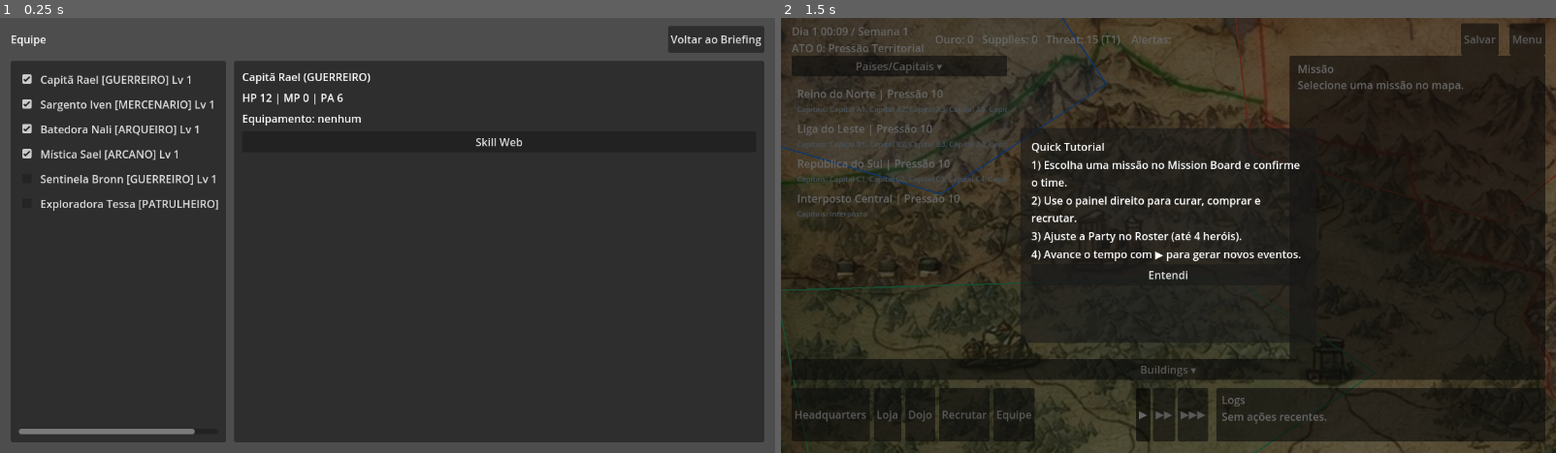
Above: before the commit, frames 1-2 (left to right).
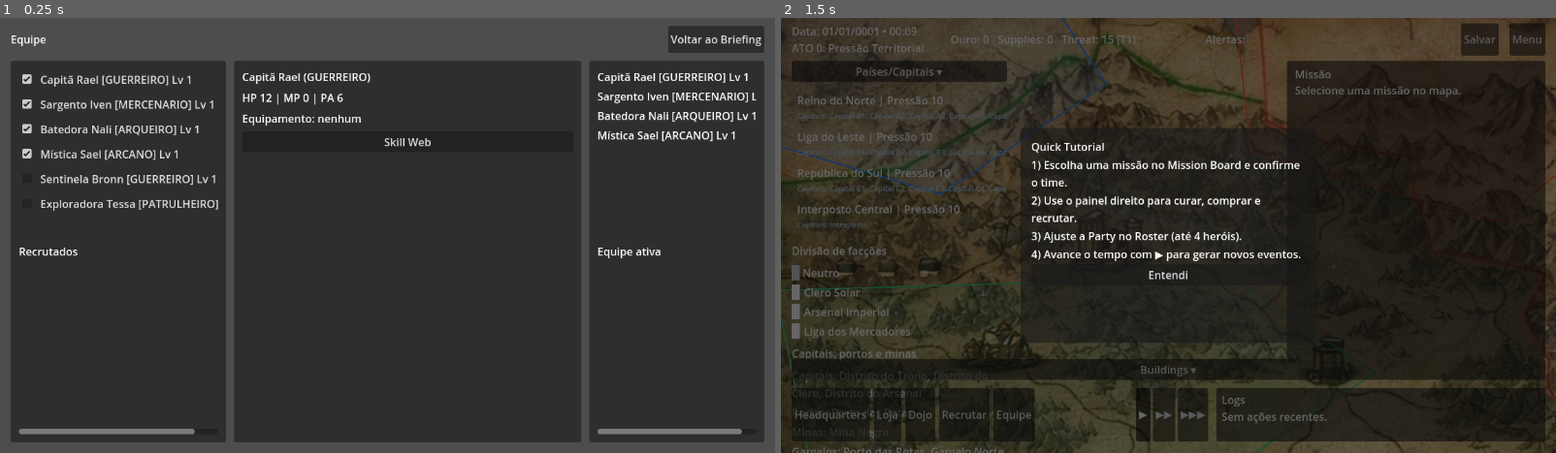
Above: after the commit, the same moments.

Repository: andrecc2507/JOGO
Game: Godot game, scene res://scene/ui/team_screen.tscn
Same seed, same stepped clock (60 frames per second), same inputs: the game is played once before the commit and once after it. This scene is started directly instead of the project's main scene. The engine's default icon, where the game draws it, is replaced by a stand-in: a white triangle on a blue panel in a dark square.
Inputs:
- Up to frame 1 (0.25 s): no input
- Up to frame 2 (1.5 s): click "Voltar ao Briefing" at 0.5 s; click "Países/Capitais ▾" at 1.25 s

The runs differ from the first frame. In frame 1, 2.3% of the frame differs, in the area x 2-98%, y 10-98%; in frame 2, 4.6%, in the area x 1-99%, y 2-100%.

Commit message:
Fix map screen warnings and startup error

Diff:
--- /dev/null
+++ b/scene/ui/general_skill_web.tscn
@@ -0,0 +1,51 @@
+[gd_scene load_steps=2 format=3]
+
+[ext_resource type="Script" path="res://scripts/ui/general_skill_web.gd" id=1]
+
+[node name="GeneralSkillWeb" type="Control"]
+anchor_right = 1.0
+anchor_bottom = 1.0
+script = ExtResource(1)
+
+[node name="TopBar" type="HBoxContainer" parent="."]
+anchor_right = 1.0
+offset_left = 16
+offset_top = 12
+offset_right = -16
+offset_bottom = 52
+theme_override_constants/separation = 12
+
+[node name="TitleLabel" type="Label" parent="TopBar"]
+text = "Skill Web do General"
+size_flags_horizontal = 3
+
+[node name="BackButton" type="Button" parent="TopBar"]
+text = "Voltar ao HQ"
+
+[node name="InfoBar" type="VBoxContainer" parent="."]
+anchor_right = 1.0
+offset_left = 16
+offset_top = 60
+offset_right = -16
+offset_bottom = 110
+theme_override_constants/separation = 4
+
+[node name="XPLabel" type="Label" parent="InfoBar"]
+text = "XP do General: 0"
+
+[node name="BonusLabel" type="Label" parent="InfoBar"]
+text = "Bônus ativos:"
+
+[node name="Scroll" type="ScrollContainer" parent="."]
+anchor_right = 1.0
+anchor_bottom = 1.0
+offset_left = 16
+offset_top = 120
+offset_right = -16
+offset_bottom = -16
+size_flags_vertical = 3
+
+[node name="SkillList" type="VBoxContainer" parent="Scroll"]
+anchor_right = 1.0
+anchor_bottom = 1.0
+theme_override_constants/separation = 10
--- a/scene/ui/map_screen.tscn
+++ b/scene/ui/map_screen.tscn
@@ -1,12 +1,7 @@
-; COMO USAR:
-; 1) Abra após New/Load Game para entrar na campanha.
-; 2) Use o Mission Board para iniciar missões.
-; 3) Painel direito controla Curandeira/Loja/Dojo/Recrutar/Roster.
-[gd_scene load_steps=4 format=3]
+[gd_scene load_steps=3 format=3]
 
 [ext_resource type="Script" path="res://scripts/ui/map_screen.gd" id=1]
-[ext_resource type="Texture2D" path="res://c2975a6bb949878768f3db9af6a82ae8.jpg" id=2]
-[ext_resource type="Texture2D" path="res://assets/ui/world_map_provisional.png" id=3]
+[ext_resource type="Texture2D" path="res://assets/ui/world_map_provisional.png" id=2]
 
 [node name="MapScreen" type="Control"]
 anchor_right = 1.0
@@ -26,21 +21,6 @@
 anchor_right = 1.0
 anchor_bottom = 1.0
 color = Color(0.07, 0.08, 0.1, 1)
-mouse_filter = 1
-
-[node name="BaseLayer" type="Control" parent="."]
-anchor_right = 1.0
-anchor_bottom = 1.0
-mouse_filter = 1
-z_index = -1
-visible = false
-
-[node name="BaseImage" type="TextureRect" parent="BaseLayer"]
-anchor_right = 1.0
-anchor_bottom = 1.0
-texture = ExtResource(3)
-expand = true
-stretch_mode = 5
 mouse_filter = 1
 
 [node name="MapImage" type="TextureRect" parent="MapLayer/MapRoot"]
@@ -53,6 +33,11 @@
 
 [node name="BordersLayer" type="Node2D" parent="MapLayer/MapRoot"]
 
+[node name="LocationPins" type="Control" parent="MapLayer/MapRoot"]
+anchor_right = 1.0
+anchor_bottom = 1.0
+mouse_filter = 1
+
 [node name="Act0CapitalPins" type="Control" parent="MapLayer/MapRoot"]
 anchor_right = 1.0
 anchor_bottom = 1.0
@@ -73,26 +58,42 @@
 anchor_bottom = 1.0
 mouse_filter = 1
 
+[node name="BaseLayer" type="Control" parent="."]
+anchor_right = 1.0
+anchor_bottom = 1.0
+mouse_filter = 1
+z_index = -1
+visible = false
+
+[node name="BaseImage" type="TextureRect" parent="BaseLayer"]
+anchor_right = 1.0
+anchor_bottom = 1.0
+texture = ExtResource(2)
+expand = true
+stretch_mode = 5
+mouse_filter = 1
+
 [node name="TopBar" type="HBoxContainer" parent="."]
 anchor_right = 1.0
-anchor_bottom = 0.0
 offset_left = 16
 offset_top = 8
 offset_right = -16
-offset_bottom = 48
+offset_bottom = 52
+theme_override_constants/separation = 16
 alignment = 0
-theme_override_constants/separation = 16
 
 [node name="TimeBlock" type="VBoxContainer" parent="TopBar"]
+custom_minimum_size = Vector2(220, 0)
 theme_override_constants/separation = 2
 
 [node name="DayLabel" type="Label" parent="TopBar/TimeBlock"]
-text = "Dia 1"
+text = "Data 01/01/0001"
 
 [node name="ActLabel" type="Label" parent="TopBar/TimeBlock"]
 text = "Ato"
 
 [node name="ResourceBlock" type="HBoxContainer" parent="TopBar"]
+size_flags_horizontal = 3
 theme_override_constants/separation = 12
 
 [node name="GoldLabel" type="Label" parent="TopBar/ResourceBlock"]
@@ -119,24 +120,19 @@
 visible = false
 
 [node name="Body" type="Control" parent="."]
-anchor_top = 0.0
-anchor_right = 1.0
-anchor_bottom = 1.0
-offset_left = 0.0
-offset_top = 0.0
-offset_right = 0.0
-offset_bottom = 0.0
+anchor_right = 1.0
+anchor_bottom = 1.0
 
 [node name="LeftPanel" type="VBoxContainer" parent="Body"]
 anchor_right = 0.0
 anchor_bottom = 1.0
 offset_left = 16
-offset_top = 56
+offset_top = 64
 offset_right = 336
 offset_bottom = -140
 custom_minimum_size = Vector2(320, 0)
 size_flags_vertical = 3
-theme_override_constants/separation = 8
+theme_override_constants/separation = 10
 
 [node name="RosterHeader" type="Label" parent="Body/LeftPanel"]
 visible = false
@@ -159,6 +155,30 @@
 [node name="RosterList" type="VBoxContainer" parent="Body/LeftPanel/RosterScroll"]
 size_flags_horizontal = 3
 
+[node name="RegionHeader" type="Button" parent="Body/LeftPanel"]
+text = "Regiões ▾"
+
+[node name="RegionList" type="ScrollContainer" parent="Body/LeftPanel"]
+custom_minimum_size = Vector2(0, 220)
+size_flags_vertical = 3
+
+[node name="RegionListVBox" type="VBoxContainer" parent="Body/LeftPanel/RegionList"]
+size_flags_horizontal = 3
+
+theme_override_constants/separation = 6
+
+[node name="FactionHeader" type="Label" parent="Body/LeftPanel"]
+text = "Divisão de facções"
+
+[node name="FactionList" type="VBoxContainer" parent="Body/LeftPanel"]
+theme_override_constants/separation = 6
+
+[node name="LocationHeader" type="Label" parent="Body/LeftPanel"]
+text = "Capitais, portos e minas"
+
+[node name="LocationList" type="VBoxContainer" parent="Body/LeftPanel"]
+theme_override_constants/separation = 6
+
 [node name="ActionButtons" type="HBoxContainer" parent="Body/LeftPanel"]
 visible = false
 theme_override_constants/separation = 6
@@ -177,15 +197,6 @@
 
 [node name="SkillWebButton" type="Button" parent="Body/LeftPanel/ActionButtons"]
 text = "Skill Web"
-
-[node name="RegionHeader" type="Button" parent="Body/LeftPanel"]
-text = "Regiões ▾"
-
-[node name="RegionList" type="ScrollContainer" parent="Body/LeftPanel"]
-size_flags_vertical = 3
-
-[node name="RegionListVBox" type="VBoxContainer" parent="Body/LeftPanel/RegionList"]
-size_flags_horizontal = 3
 
 [node name="CenterPanel" type="VBoxContainer" parent="Body"]
 anchor_left = 1.0
@@ -193,7 +204,7 @@
 anchor_right = 1.0
 anchor_bottom = 1.0
 offset_left = -456
-offset_top = 56
+offset_top = 64
 offset_right = -16
 offset_bottom = -140
 custom_minimum_size = Vector2(420, 0)
@@ -216,8 +227,8 @@
 anchor_top = 0.0
 anchor_right = 1.0
 anchor_bottom = 1.0
-offset_left = -396
-offset_top = 56
+offset_left = -400
+offset_top = 64
 offset_right = -16
 offset_bottom = -140
 custom_minimum_size = Vector2(360, 0)
--- a/scene/ui/team_screen.tscn
+++ b/scene/ui/team_screen.tscn
@@ -43,9 +43,13 @@
 offset_right = -12
 offset_bottom = -12
 
+[node name="RosterTitle" type="Label" parent="Body/RosterPanel/RosterMargin"]
+text = "Recrutados"
+
 [node name="RosterScroll" type="ScrollContainer" parent="Body/RosterPanel/RosterMargin"]
 anchor_right = 1.0
 anchor_bottom = 1.0
+offset_top = 24
 size_flags_vertical = 3
 
 [node name="RosterList" type="VBoxContainer" parent="Body/RosterPanel/RosterMargin/RosterScroll"]
@@ -69,3 +73,29 @@
 anchor_right = 1.0
 anchor_bottom = 1.0
 theme_override_constants/separation = 8
+
+[node name="TeamPanel" type="Panel" parent="Body"]
+custom_minimum_size = Vector2(260, 0)
+size_flags_vertical = 3
+
+[node name="TeamMargin" type="MarginContainer" parent="Body/TeamPanel"]
+anchor_right = 1.0
+anchor_bottom = 1.0
+offset_left = 12
+offset_top = 12
+offset_right = -12
+offset_bottom = -12
+
+[node name="TeamTitle" type="Label" parent="Body/TeamPanel/TeamMargin"]
+text = "Equipe ativa"
+
+[node name="TeamScroll" type="ScrollContainer" parent="Body/TeamPanel/TeamMargin"]
+anchor_right = 1.0
+anchor_bottom = 1.0
+offset_top = 24
+size_flags_vertical = 3
+
+[node name="TeamList" type="VBoxContainer" parent="Body/TeamPanel/TeamMargin/TeamScroll"]
+anchor_right = 1.0
+anchor_bottom = 1.0
+theme_override_constants/separation = 6
--- /dev/null
+++ b/scripts/ui/general_skill_web.gd
@@ -0,0 +1,76 @@
+extends Control
+
+const HQ_SCREEN_SCENE := "res://scene/ui/hq_screen.tscn"
+
+@onready var title_label: Label = $TopBar/TitleLabel
+@onready var back_button: Button = $TopBar/BackButton
+@onready var xp_label: Label = $InfoBar/XPLabel
+@onready var bonus_label: Label = $InfoBar/BonusLabel
+@onready var skill_list: VBoxContainer = $Scroll/SkillList
+
+var world_state: Node
+
+func _ready() -> void:
+	world_state = get_tree().get_first_node_in_group("world_state")
+	back_button.pressed.connect(_on_back_pressed)
+	_build_general_web()
+
+func _on_back_pressed() -> void:
+	get_tree().change_scene_to_file(HQ_SCREEN_SCENE)
+
+func _build_general_web() -> void:
+	for child in skill_list.get_children():
+		child.queue_free()
+	if world_state == null:
+		xp_label.text = "WorldState indisponível."
+		bonus_label.text = ""
+		return
+	var general_state: Dictionary = world_state.get_general_state()
+	var xp := int(general_state.get("xp", 0))
+	var bonuses: Dictionary = world_state.get_general_bonus_summary()
+	xp_label.text = "XP do General: %d" % xp
+	bonus_label.text = "Bônus ativos: PA %+d | Aim %+d | Ouro %+d%% | Recuperação %+d%%" % [
+		int(bonuses.get("party_pa_max", 0)),
+		int(bonuses.get("party_aim_bonus", 0)),
+		int(bonuses.get("gold_reward_pct", 0)),
+		int(bonuses.get("wound_recovery_pct", 0))
+	]
+	var tree: Dictionary = world_state.get_general_skill_tree()
+	var unlocked: Array = general_state.get("skills_unlocked", [])
+	for line in tree.get("lines", []):
+		var line_header := Label.new()
+		line_header.text = "Linha: %s" % String(line.get("name", ""))
+		line_header.add_theme_font_size_override("font_size", 14)
+		skill_list.add_child(line_header)
+		for skill in line.get("skills", []):
+			var row := VBoxContainer.new()
+			row.add_theme_constant_override("separation", 4)
+			var skill_id := String(skill.get("id", ""))
+			var cost := int(skill.get("xp_cost", 0))
+			var title := Label.new()
+			var status := "Desbloqueada" if unlocked.has(skill_id) else "Bloqueada"
+			title.text = "%s (XP %d) - %s" % [String(skill.get("name", "")), cost, status]
+			row.add_child(title)
+			var effects := Label.new()
+			effects.text = _describe_effects(skill.get("effects", []))
+			effects.add_theme_color_override("font_color", Color(0.75, 0.85, 0.95))
+			row.add_child(effects)
+			var button := Button.new()
+			button.text = "Desbloquear"
+			button.disabled = unlocked.has(skill_id) or xp < cost
+			button.pressed.connect(func():
+				if world_state.unlock_general_skill(skill_id):
+					_build_general_web()
+			)
+			row.add_child(button)
+			skill_list.add_child(row)
+
+func _describe_effects(effects: Array) -> String:
+	if effects.is_empty():
+		return "Sem efeitos cadastrados."
+	var parts: Array[String] = []
+	for effect in effects:
+		var effect_type := String(effect.get("type", ""))
+		var value := String(effect.get("value", effect.get("delta", "")))
+		parts.append("%s %+s" % [effect_type, value])
+	return "Efeitos: %s" % ", ".join(parts)
--- a/scripts/ui/hq_screen.gd
+++ b/scripts/ui/hq_screen.gd
@@ -2,6 +2,7 @@
 
 const MAP_SCREEN_SCENE := "res://scene/ui/map_screen.tscn"
 const SKILL_WEB_SCENE := "res://scene/ui/skill_web.tscn"
+const GENERAL_SKILL_WEB_SCENE := "res://scene/ui/general_skill_web.tscn"
 const STAT_UPGRADES := [
 	{"key": "STR", "label": "Força"},
 	{"key": "DEX", "label": "Destreza"},
@@ -116,6 +117,12 @@
 		get_tree().change_scene_to_file(SKILL_WEB_SCENE)
 	)
 	detail_content.add_child(skill_button)
+	var general_button := Button.new()
+	general_button.text = "Skill Web do General"
+	general_button.pressed.connect(func():
+		get_tree().change_scene_to_file(GENERAL_SKILL_WEB_SCENE)
+	)
+	detail_content.add_child(general_button)
 
 func _build_stat_upgrades(hero_id: String, hero: Dictionary) -> void:
 	var points := int(hero.get("stat_points", 0))
--- a/scripts/ui/map_screen.gd
+++ b/scripts/ui/map_screen.gd
@@ -40,6 +40,8 @@
 @onready var left_action_buttons: HBoxContainer = $Body/LeftPanel/ActionButtons
 @onready var region_scroll: ScrollContainer = $Body/LeftPanel/RegionList
 @onready var region_list: VBoxContainer = $Body/LeftPanel/RegionList/RegionListVBox
+@onready var faction_list: VBoxContainer = $Body/LeftPanel/FactionList
+@onready var location_list: VBoxContainer = $Body/LeftPanel/LocationList
 @onready var mission_list: VBoxContainer = $Body/CenterPanel/MissionScroll/MissionList
 
 @onready var map_layer: Control = $MapLayer
@@ -47,6 +49,7 @@
 @onready var map_background: ColorRect = $MapLayer/MapRoot/MapBackground
 @onready var map_image: TextureRect = $MapLayer/MapRoot/MapImage
 @onready var borders_layer: Node2D = $MapLayer/MapRoot/BordersLayer
+@onready var location_pins_layer: Control = $MapLayer/MapRoot/LocationPins
 @onready var act0_capital_pins_layer: Control = $MapLayer/MapRoot/Act0CapitalPins
 @onready var act0_mission_pins_layer: Control = $MapLayer/MapRoot/Act0MissionPins
 @onready var mission_pins_layer: Control = $MapLayer/MapRoot/MissionPins
@@ -99,7 +102,6 @@
 var _premission_open := false
 var _tutorial_overlay: Control
 var _last_action_log := ""
-var _confirm_ignore_actions := true
 var _regions_collapsed := false
 var _buildings_collapsed := false
 var _map_provisional_warned := false
@@ -165,12 +167,13 @@
 			button.pressed.connect(func(): _on_building_selected(button.name))
 			if button.name == "CurandeiraButton":
 				button.visible = false
-	for button in left_action_buttons.get_children():
-		if button is Button:
-			if button.name == "SkillWebButton":
-				button.pressed.connect(_on_skill_web_button_pressed)
-			else:
-				button.pressed.connect(func(): _on_building_selected(button.name))
+	if left_action_buttons != null:
+		for button in left_action_buttons.get_children():
+			if button is Button:
+				if button.name == "SkillWebButton":
+					button.pressed.connect(_on_skill_web_button_pressed)
+				else:
+					button.pressed.connect(func(): _on_building_selected(button.name))
 	_load_provisional_map()
 	_load_act0_content()
 	_setup_map()
@@ -262,6 +265,8 @@
 func _refresh_all() -> void:
 	_refresh_top_bar()
 	_refresh_regions()
+	_refresh_faction_legend()
+	_refresh_location_legend()
 	_refresh_mission_board()
 	_refresh_mission_details()
 	_refresh_logs()
@@ -289,10 +294,12 @@
 		act0_mission_pins_layer.mouse_filter = Control.MOUSE_FILTER_STOP
 	if mission_pins_layer != null:
 		mission_pins_layer.mouse_filter = Control.MOUSE_FILTER_STOP
+	if location_pins_layer != null:
+		location_pins_layer.mouse_filter = Control.MOUSE_FILTER_STOP
 	if building_pins_layer != null:
 		building_pins_layer.mouse_filter = Control.MOUSE_FILTER_STOP
 
-func _set_mouse_filter_recursive(node: Node, filter: int) -> void:
+func _set_mouse_filter_recursive(node: Node, filter: Control.MouseFilter) -> void:
 	if node is Control:
 		(node as Control).mouse_filter = filter
 	for child in node.get_children():
@@ -401,9 +408,16 @@
 	if world_state == null:
 		return
 	var minutes = int(world_state.time_minutes)
-	var hours = int(minutes / 60)
+	var hours = int(float(minutes) / 60.0)
 	var mins = minutes % 60
-	day_label.text = "Dia %d %02d:%02d / Semana %d" % [world_state.day, hours, mins, world_state.week]
+	var date_parts := _calendar_date()
+	day_label.text = "Data: %02d/%02d/%04d • %02d:%02d" % [
+		int(date_parts.get("day", 1)),
+		int(date_parts.get("month", 1)),
+		int(date_parts.get("year", 1)),
+		hours,
+		mins
+	]
 	if _is_act0_mode():
 		act_label.text = "ATO 0: Pressão Territorial"
 	else:
@@ -429,6 +443,18 @@
 	if _last_action_log != "":
 		alert_text = "%s | %s" % [alert_text, _last_action_log]
 	alert_label.text = alert_text
+
+func _calendar_date() -> Dictionary:
+	if world_state == null:
+		return {"day": 1, "month": 1, "year": 1}
+	var total_days := int(world_state.day) - 1 + (int(world_state.week) - 1) * 7
+	if total_days < 0:
+		total_days = 0
+	var year := int(floor(float(total_days) / 360.0)) + 1
+	var day_of_year := int(total_days % 360)
+	var month := int(floor(float(day_of_year) / 30.0)) + 1
+	var day := int(day_of_year % 30) + 1
+	return {"day": day, "month": month, "year": year}
 
 func _refresh_logs() -> void:
 	if world_state == null:
@@ -515,6 +541,73 @@
 	if _selected_region_id != "":
 		_highlight_region(_selected_region_id)
 	_update_regions_visibility()
+	_spawn_location_pins()
+
+func _refresh_faction_legend() -> void:
+	if faction_list == null:
+		return
+	for child in faction_list.get_children():
+		child.queue_free()
+	if world_state == null:
+		return
+	var neutral_row := HBoxContainer.new()
+	var neutral_swatch := ColorRect.new()
+	neutral_swatch.custom_minimum_size = Vector2(12, 12)
+	neutral_swatch.color = Color(0.8, 0.8, 0.8)
+	neutral_row.add_child(neutral_swatch)
+	var neutral_label := Label.new()
+	neutral_label.text = "Neutro"
+	neutral_row.add_child(neutral_label)
+	faction_list.add_child(neutral_row)
+	for faction in world_state.faction_defs.get("factions", []):
+		var row := HBoxContainer.new()
+		row.add_theme_constant_override("separation", 6)
+		var swatch := ColorRect.new()
+		swatch.custom_minimum_size = Vector2(12, 12)
+		swatch.color = Color.html(String(faction.get("color", "#ffffff")))
+		row.add_child(swatch)
+		var label := Label.new()
+		label.text = String(faction.get("name", faction.get("id", "")))
+		row.add_child(label)
+		faction_list.add_child(row)
+
+func _refresh_location_legend() -> void:
+	if location_list == null:
+		return
+	for child in location_list.get_children():
+		child.queue_free()
+	if world_state == null:
+		return
+	var capitals: Array[String] = []
+	var ports: Array[String] = []
+	var mines: Array[String] = []
+	var chokepoints: Array[String] = []
+	for region_def in world_state.region_defs.get("regions", []):
+		var tags: Array = region_def.get("tags", [])
+		var region_name := String(region_def.get("name", region_def.get("id", "")))
+		if tags.has("capital"):
+			capitals.append(region_name)
+		if tags.has("port") or tags.has("trade"):
+			ports.append(region_name)
+		if tags.has("resource"):
+			mines.append(region_name)
+		if tags.has("choke"):
+			chokepoints.append(region_name)
+	var entries := [
+		{"title": "Capitais", "items": capitals},
+		{"title": "Portos", "items": ports},
+		{"title": "Minas", "items": mines},
+		{"title": "Gargalos", "items": chokepoints}
+	]
+	for entry in entries:
+		var label := Label.new()
+		var items: Array = entry.get("items", [])
+		label.text = "%s: %s" % [
+			String(entry.get("title", "")),
+			", ".join(items) if not items.is_empty() else "—"
+		]
+		label.autowrap_mode = TextServer.AUTOWRAP_WORD_SMART
+		location_list.add_child(label)
 
 func _is_act0_mode() -> bool:
 	return world_state != null and world_state.act0_enabled and not _act0_map_data.is_empty()
@@ -677,12 +770,12 @@
 func _on_menu_pressed() -> void:
 	get_tree().change_scene_to_file(MAIN_MENU_SCENE)
 
-func _on_building_selected(name: String) -> void:
-	current_building = name
-	_open_building_screen(name)
-
-func _open_building_screen(name: String) -> void:
-	match name:
+func _on_building_selected(building_id: String) -> void:
+	current_building = building_id
+	_open_building_screen(building_id)
+
+func _open_building_screen(building_id: String) -> void:
+	match building_id:
 		"HeadquartersButton":
 			get_tree().change_scene_to_file(HQ_SCREEN_SCENE)
 		"LojaButton":
@@ -698,22 +791,22 @@
 		_:
 			return
 
-func _show_building(name: String) -> void:
+func _show_building(building_id: String) -> void:
 	for child in detail_content.get_children():
 		child.queue_free()
-	if name == "HeadquartersButton":
+	if building_id == "HeadquartersButton":
 		detail_title.text = "Headquarters"
 		_build_headquarters_detail()
-	elif name == "CurandeiraButton":
+	elif building_id == "CurandeiraButton":
 		detail_title.text = "Curandeira"
 		_build_healer_detail()
-	elif name == "LojaButton":
+	elif building_id == "LojaButton":
 		detail_title.text = "Loja"
 		_build_shop_detail()
-	elif name == "DojoButton":
+	elif building_id == "DojoButton":
 		detail_title.text = "Dojo"
 		_build_dojo_detail()
-	elif name == "RecrutarButton":
+	elif building_id == "RecrutarButton":
 		detail_title.text = "Recrutar"
 		_build_recruit_detail()
 	else:
@@ -746,7 +839,7 @@
 	var location_value := String(card.get("country_id", region_id))
 	detail_title.text = mission_name
 	var info := Label.new()
-	info.text = "Tipo: %s\n%s: %s\nFacção: %s\nTimer: %dh" % [
+	info.text = "Tipo: %s\n%s: %s\nFacção: %s\nExpira em: %dh (ignorada)" % [
 		mission_type,
 		location_label,
 		location_value,
@@ -1316,9 +1409,12 @@
 		act0_mission_pins_layer.size = _map_base_size
 	if mission_pins_layer != null:
 		mission_pins_layer.size = _map_base_size
+	if location_pins_layer != null:
+		location_pins_layer.size = _map_base_size
 	if building_pins_layer != null:
 		building_pins_layer.size = _map_base_size
 	_build_region_positions()
+	_spawn_location_pins()
 	_build_act0_positions()
 	_build_act0_borders()
 	_build_act0_capital_pins()
@@ -1341,6 +1437,52 @@
 		if pos.x <= 1.0 and pos.y <= 1.0:
 			pos *= tex_size
 		_region_positions[region_id] = pos
+
+func _spawn_location_pins() -> void:
+	if location_pins_layer == null:
+		return
+	for child in location_pins_layer.get_children():
+		child.queue_free()
+	if world_state == null:
+		return
+	for region_def in world_state.region_defs.get("regions", []):
+		var region_id := String(region_def.get("id", ""))
+		if not _region_positions.has(region_id):
+			continue
+		var tags: Array = region_def.get("tags", [])
+		var location_type := ""
+		var symbol := ""
+		if tags.has("capital"):
+			location_type = "Capital"
+			symbol = "★"
+		elif tags.has("port") or tags.has("trade"):
+			location_type = "Porto"
+			symbol = "⚓"
+		elif tags.has("resource"):
+			location_type = "Mina"
+			symbol = "⛏"
+		elif tags.has("choke"):
+			location_type = "Gargalo"
+			symbol = "◆"
+		if symbol == "":
+			continue
+		var region_state: Dictionary = world_state.regions.get(region_id, {})
+		var controller_id := String(region_state.get("controller_faction_id", ""))
+		var pin := Button.new()
+		pin.flat = true
+		pin.custom_minimum_size = Vector2(18, 18)
+		pin.text = symbol
+		pin.add_theme_font_size_override("font_size", 12)
+		pin.modulate = _faction_color(controller_id)
+		pin.tooltip_text = "%s — %s\nFacção: %s" % [
+			String(region_def.get("name", region_id)),
+			location_type,
+			_faction_name(controller_id) if controller_id != "" else "Neutro"
+		]
+		var pos: Vector2 = _region_positions[region_id]
+		pin.position = pos - pin.custom_minimum_size * 0.5
+		pin.mouse_filter = Control.MOUSE_FILTER_STOP
+		location_pins_layer.add_child(pin)
 
 func _build_act0_positions() -> void:
 	_act0_capital_positions.clear()
@@ -1855,12 +1997,12 @@
 	_mission_launch_in_progress = true
 	_premission_confirm.disabled = true
 	_close_premission_menu()
-	var seed = world_state.build_mission_seed(_premission_card)
+	var mission_seed = world_state.build_mission_seed(_premission_card)
 	world_state.log_action("DO: %s" % String(_premission_card.get("mission_id", "")))
 	var bridge = get_tree().get_first_node_in_group("tactical_bridge")
 	if bridge != null and bridge.has_method("start_mission"):
 		world_state.progression["pending_mission_id"] = String(_premission_card.get("mission_id", ""))
-		bridge.start_mission(seed)
+		bridge.start_mission(mission_seed)
 	else:
 		_mission_launch_in_progress = false
 		_premission_confirm.disabled = false
--- a/scripts/ui/team_screen.gd
+++ b/scripts/ui/team_screen.gd
@@ -6,6 +6,7 @@
 @onready var back_button: Button = $TopBar/BackButton
 @onready var roster_list: VBoxContainer = $Body/RosterPanel/RosterMargin/RosterScroll/RosterList
 @onready var detail_content: VBoxContainer = $Body/DetailPanel/DetailMargin/DetailContent
+@onready var team_list: VBoxContainer = $Body/TeamPanel/TeamMargin/TeamScroll/TeamList
 
 var world_state: Node
 var _selected_id := ""
@@ -21,10 +22,15 @@
 func _refresh_roster() -> void:
 	for child in roster_list.get_children():
 		child.queue_free()
+	for child in team_list.get_children():
+		child.queue_free()
 	if world_state == null:
 		return
+	var team_ids: Array[String] = []
 	for hero in world_state.roster:
 		var hero_id := String(hero.get("id", ""))
+		if world_state.active_party_ids.has(hero_id):
+			team_ids.append(hero_id)
 		var row := HBoxContainer.new()
 		var checkbox := CheckBox.new()
 		checkbox.button_pressed = world_state.active_party_ids.has(hero_id)
@@ -47,6 +53,20 @@
 			tag.text = "Treinando"
 			row.add_child(tag)
 		roster_list.add_child(row)
+	for hero_id in team_ids:
+		var hero: Dictionary = world_state.get_roster_unit(hero_id)
+		if hero.is_empty():
+			continue
+		var row := HBoxContainer.new()
+		row.add_theme_constant_override("separation", 6)
+		var label := Label.new()
+		label.text = "%s [%s] Lv %d" % [
+			String(hero.get("name", "Hero")),
+			String(hero.get("class_id", "")),
+			int(hero.get("level", 1))
+		]
+		row.add_child(label)
+		team_list.add_child(row)
 	if _selected_id == "" and not world_state.roster.is_empty():
 		_selected_id = String(world_state.roster[0].get("id", ""))
 		_show_hero_details(_selected_id)
